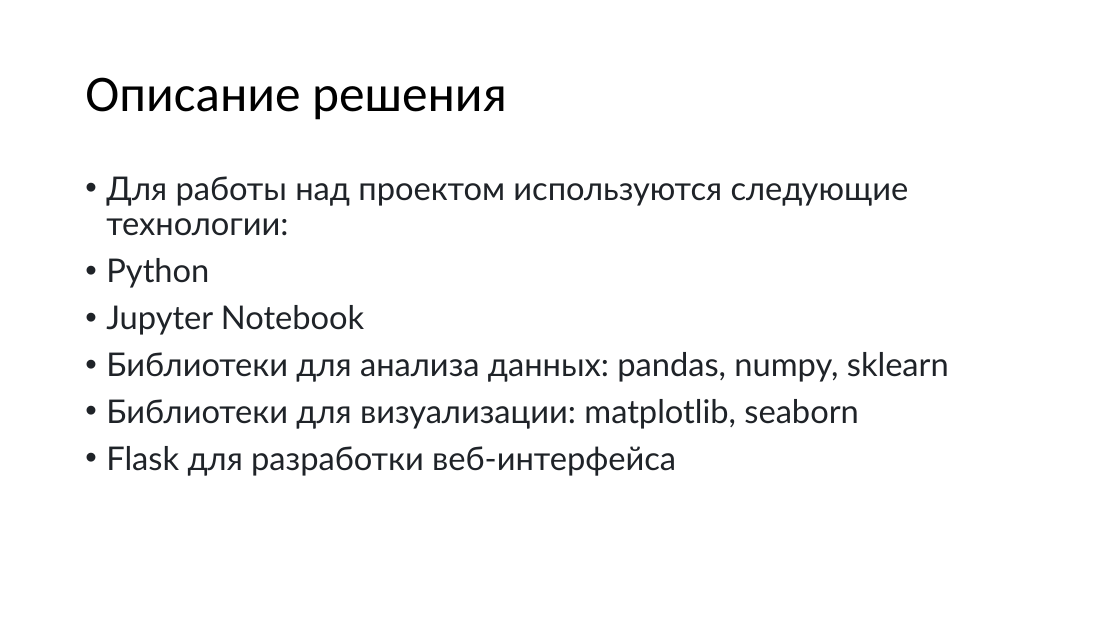
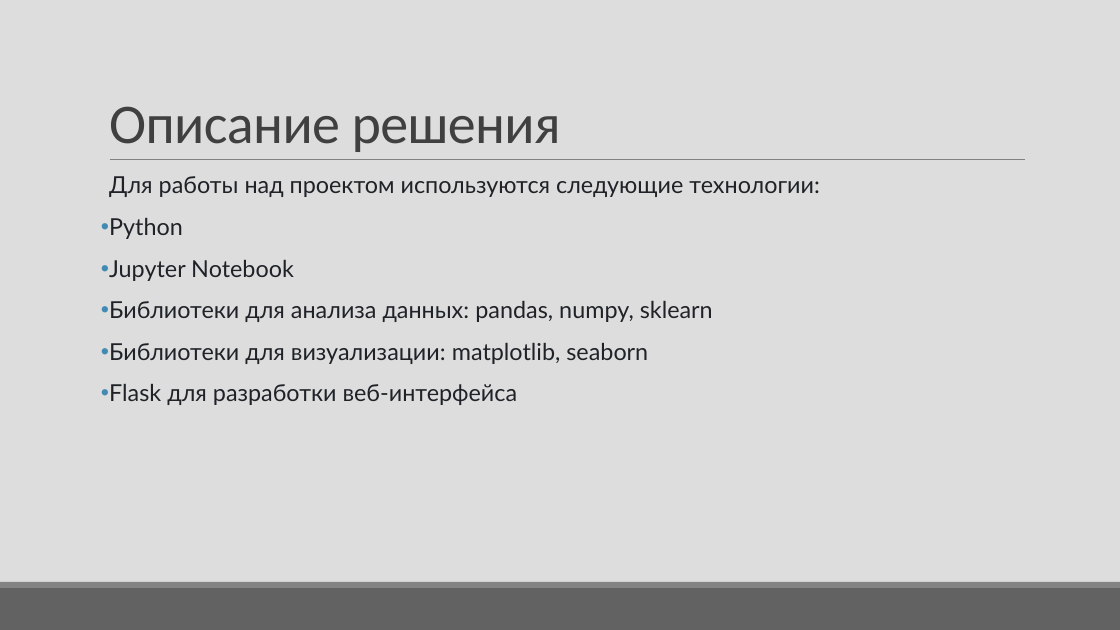
Before and after one commit to ark2016/NESTRO_CHALLENGE_2023, a slide deck: slide 5 of presentation/Greedy_algorithm.pptx. Drawn at 1120x630 pixels with LibreOffice and Linux fonts; fonts in the diff are those of the drawing. Boxes give left, top, right and bottom in pixels: in the first picture for what was removed or moved away, otherwise in the second. Text is boxed around its words. In the diff, an @@ line names an element or a change of style, - is before the commit and + after.

```diff
--- a/presentation/Greedy_algorithm.pptx
+++ b/presentation/Greedy_algorithm.pptx
@@ background #FFFFFF to #DDDDDD @@
@@ title "Описание решения": place and size @@
-title "Описание решения" at [85,77,507,120]
+title "Описание решения" at [109,106,561,152]
@@ title "Описание решения" at [109,106,561,152]: size 44 to 48 pt, text colour #000000 to #404040, letter spacing 0 to -0.5 pt; line spacing 0.9 to 0.85; vertical alignment middle to bottom @@
@@ text "Для работы над проектом используются ..." at [109,176,820,405]: size 28 to 20 pt; bullet • to  ; more space between paragraphs; indent changed @@
@@ line added from (110, 160) to (1026, 160), #808080 0.5 pt @@
@@ rectangle added at [0,588,1120,630], fill #626262 @@
@@ rectangle added at [0,582,1120,588], fill #838383 @@
```
Also in this commit, not shown: 8 other slides changed.
